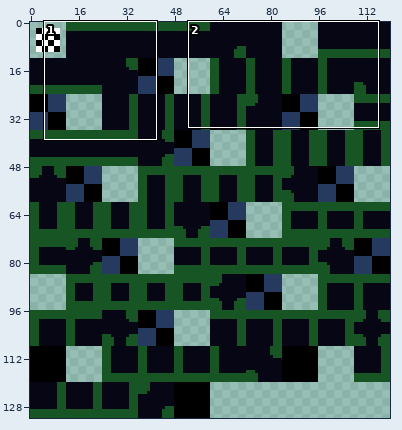
Sprite sheet -- tilesets/ts_library_foreground_3/output_tileset.png. The picture above shows the old version from afar; the outline marks the close-up.
Close-up. Before the edit:
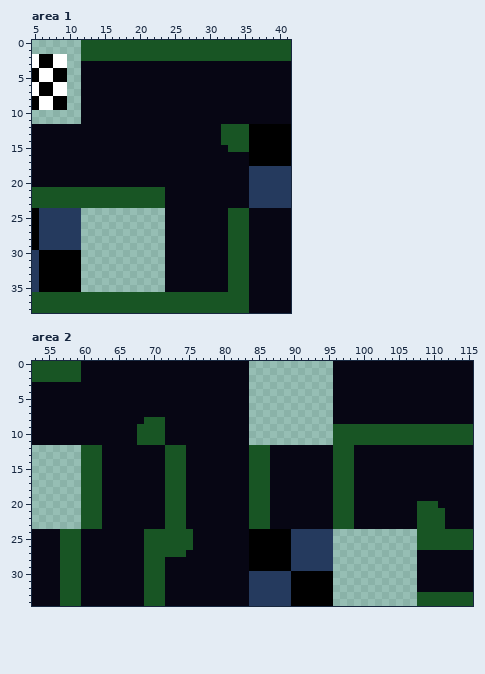
The file is 120x132 pixels. Shown: area 1: x 5..41, y 0..38; area 2: x 53..115, y 0..34. The commit also changed other parts of the picture, which this record leaves out.
New version:
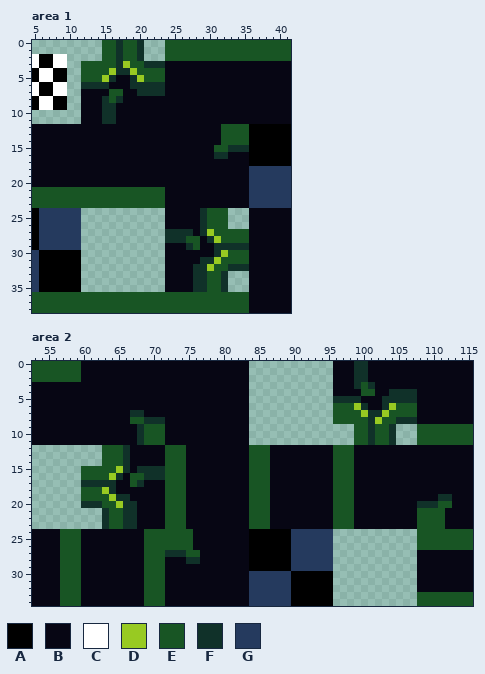
Palette (. is transparent): A #000000  B #070614  C #ffffff  D #98ca22  E #185524  F #103129  G #253a5e
From old to new:
Area 1:
y 0..2: x 12..14 EEE -> ...; x 17 E -> F; x 20..23 EEEE -> F...
y 3: x 12..23 BBBBBBBBBBBB -> EEEEEFDEEFFF
y 4: x 12..23 BBBBBBBBBBBB -> EEEEDFFDEEEE
y 5: x 12..16 BBBBB -> EEEDF; x 19..23 BBBBB -> FDEEE
y 6: x 12..15 BBBB -> FFFF; x 19..23 BBBBB -> FFFFF
y 7: x 16..17 BB -> EE; x 20..23 BBBB -> FFFF
y 8: x 15..17 BBB -> FEF
y 9..11: x 15..16 BB -> FF
y 15: x 31..35 BBEEE -> EEFFF
y 16: x 31..32 BB -> FF
y 24..26: x 29..35 BBBBEEE -> FEEE...
y 27: x 24..27 BBBB -> FFFF; x 29..32 BBBB -> FDEE
y 28: x 24..28 BBBBB -> FFFEE; x 30..32 BBB -> FDE
y 29: x 27..28 BB -> FE; x 31..35 BBEEE -> FFFFF
y 30: x 31..32 BB -> FD
y 31: x 29..32 BBBB -> FFDE
y 32: x 28..35 BBBBBEEE -> FFDEEFFF
y 33..35: x 28..35 BBBBBEEE -> FFEEF...
Area 2:
y 0..2: x 99..100 BB -> FF
y 3: x 99..101 BBB -> FEF
y 4: x 100..101 BB -> EE; x 104..107 BBBB -> FFFF
y 5: x 96..99 BBBB -> FFFF; x 103..107 BBBBB -> FFFFF
y 6: x 96..100 BBBBB -> EEEDF; x 103..107 BBBBB -> FDEEE
y 7: x 67..68 BB -> FF; x 96..107 BBBBBBBBBBBB -> EEEEDFFDEEEE
y 8: x 67..71 BBEEE -> EEFFF; x 96..107 BBBBBBBBBBBB -> EEEEEFDEEFFF
y 9..11: x 68 E -> F; x 96..98 EEE -> ...; x 101 E -> F; x 104..107 EEEE -> F...
y 12..14: x 60..66 EEEBBBB -> ...EEEF
y 15: x 63..66 BBBB -> EEDF; x 68..71 BBBB -> FFFF
y 16: x 63..65 BBB -> EDF; x 67..71 BBBBB -> EEFFF
y 17: x 60..64 EEEBB -> FFFFF; x 67..68 BB -> EF
y 18: x 63..64 BB -> DF
y 19: x 63..66 BBBB -> EDFF; x 111..112 BB -> FF
y 20: x 60..67 EEEBBBBB -> FFFEEDFF; x 108..112 EEEBB -> FFFEE
y 21..23: x 60..67 EEEBBBBB -> ...FEEFF
y 27: x 72..76 EEEBB -> FFFEE
y 28: x 75..76 BB -> FF
